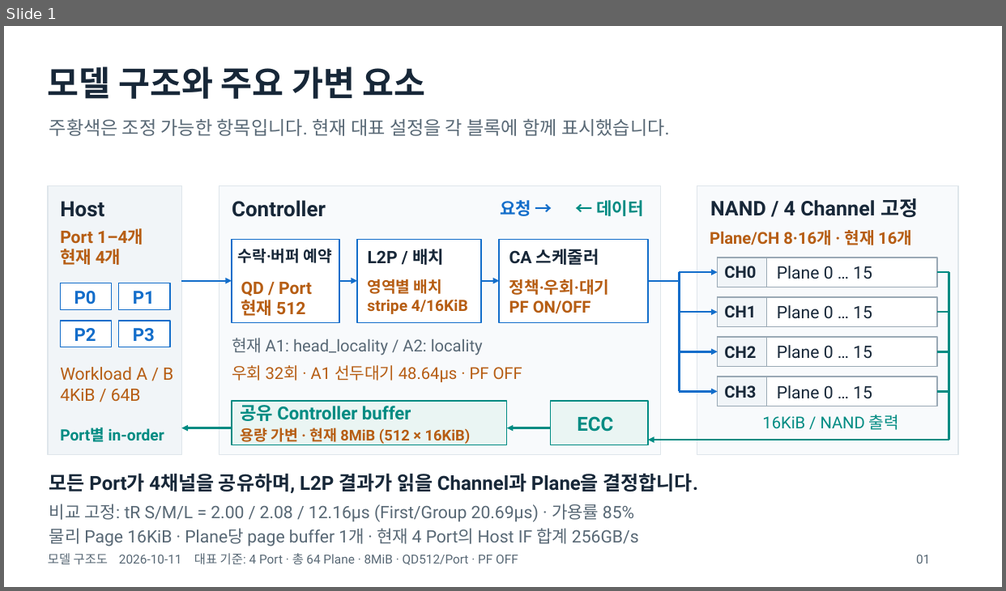
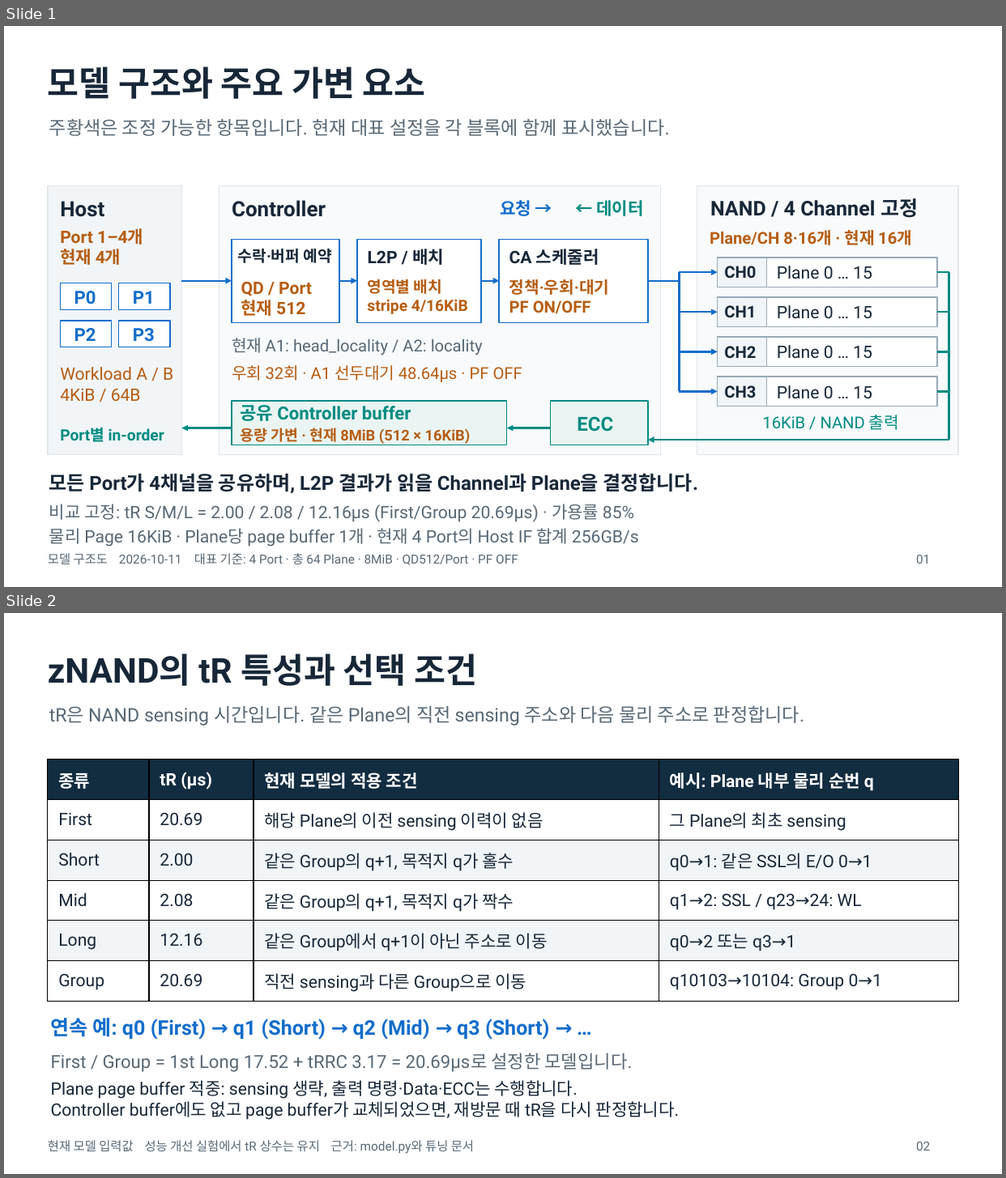
Before and after one commit to JBRARAPARK/HBF_zNAND_Research, a slide deck: docs/performance_key_items/performance_key_items_with_diagram_ko.pptx. Shown one above the other, each under a label of ours: slide 1 before the commit, slides 1 and 2 after it. The pictures are 1006x591 and 1006x1178 pixels, drawn with LibreOffice and Linux fonts; fonts in the diff are those of the drawing. Boxes give left, top, right and bottom in pixels: in the first picture for what was removed or moved away, otherwise in the second. Text is boxed around its words. In the diff, an @@ line names an element or a change of style, - is before the commit and + after.

Commit message:
Explain zNAND tR selection and buffer reuse on second slide

```diff
--- a/docs/performance_key_items/performance_key_items_with_diagram_ko.pptx
+++ b/docs/performance_key_items/performance_key_items_with_diagram_ko.pptx
@@ slide 2 added at (4, 613, 1002, 1174), background #FFFFFF @@
@@ text added at (48, 653, 477, 686), 33 pt, text #172738, bold @@
+zNAND의 tR 특성과 선택 조건
@@ text added at (49, 705, 804, 726), 18 pt, text #586875 @@
+tR은 NAND sensing 시간입니다. 같은 Plane의 직전 sensing 주소와 다음 물리 주소로 판정합니다.
@@ table added at (48, 760, 958, 999), 6 rows, 4 columns @@
+종류 | tR (µs) | 현재 모델의 적용 조건 | 예시: Plane 내부 물리 순번 q
+First | 20.69 | 해당 Plane의 이전 sensing 이력이 없음 | 그 Plane의 최초 sensing
+Short | 2.00 | 같은 Group의 q+1, 목적지 q가 홀수 | q0→1: 같은 SSL의 E/O 0→1
+Mid | 2.08 | 같은 Group의 q+1, 목적지 q가 짝수 | q1→2: SSL / q23→24: WL
+Long | 12.16 | 같은 Group에서 q+1이 아닌 주소로 이동 | q0→2 또는 q3→1
+Group | 20.69 | 직전 sensing과 다른 Group으로 이동 | q10103→10104: Group 0→1
@@ text added at (51, 1018, 549, 1040), 19.5 pt, text #126DCA, bold @@
+연속 예: q0 (First) → q1 (Short) → q2 (Mid) → q3 (Short) → …
@@ text added at (51, 1053, 633, 1072), 17.2 pt, text #586875 @@
+First / Group = 1st Long 17.52 + tRRC 3.17 = 20.69µs로 설정한 모델입니다.
@@ text added at (51, 1080, 680, 1120), 16.5 pt, text #172738 @@
+Plane page buffer 적중: sensing 생략, 출력 명령·Data·ECC는 수행합니다.
+Controller buffer에도 없고 page buffer가 교체되었으면, 재방문 때 tR을 다시 판정합니다.
@@ text added at (48, 1140, 474, 1154), 12 pt, text #586875 @@
+현재 모델 입력값 성능 개선 실험에서 tR 상수는 유지 근거: model.py와 튜닝 문서
@@ text added at (916, 1142, 930, 1151), 12 pt, text #586875 @@
+02
```
Also in this commit, not shown: 10 slides changed, 5 other files.
